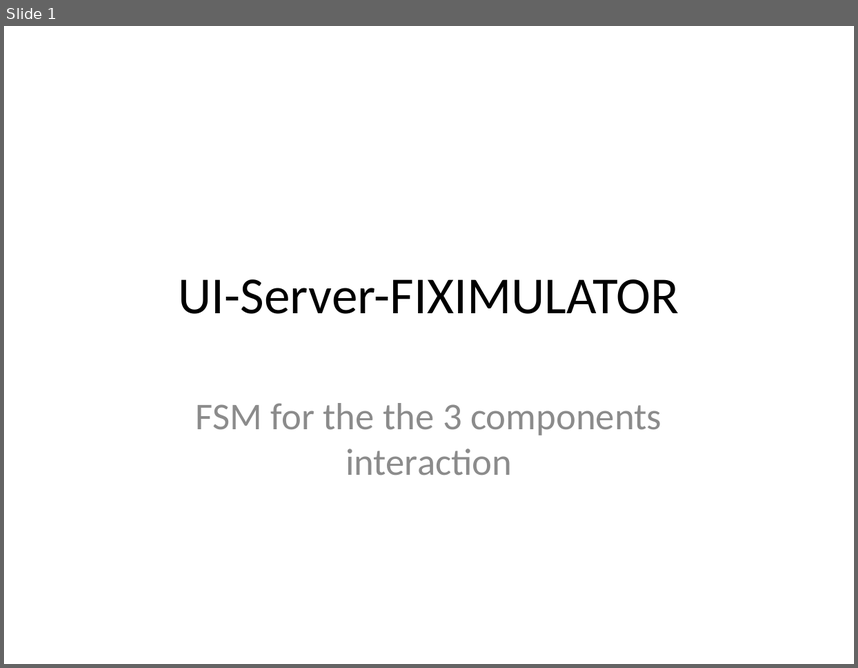
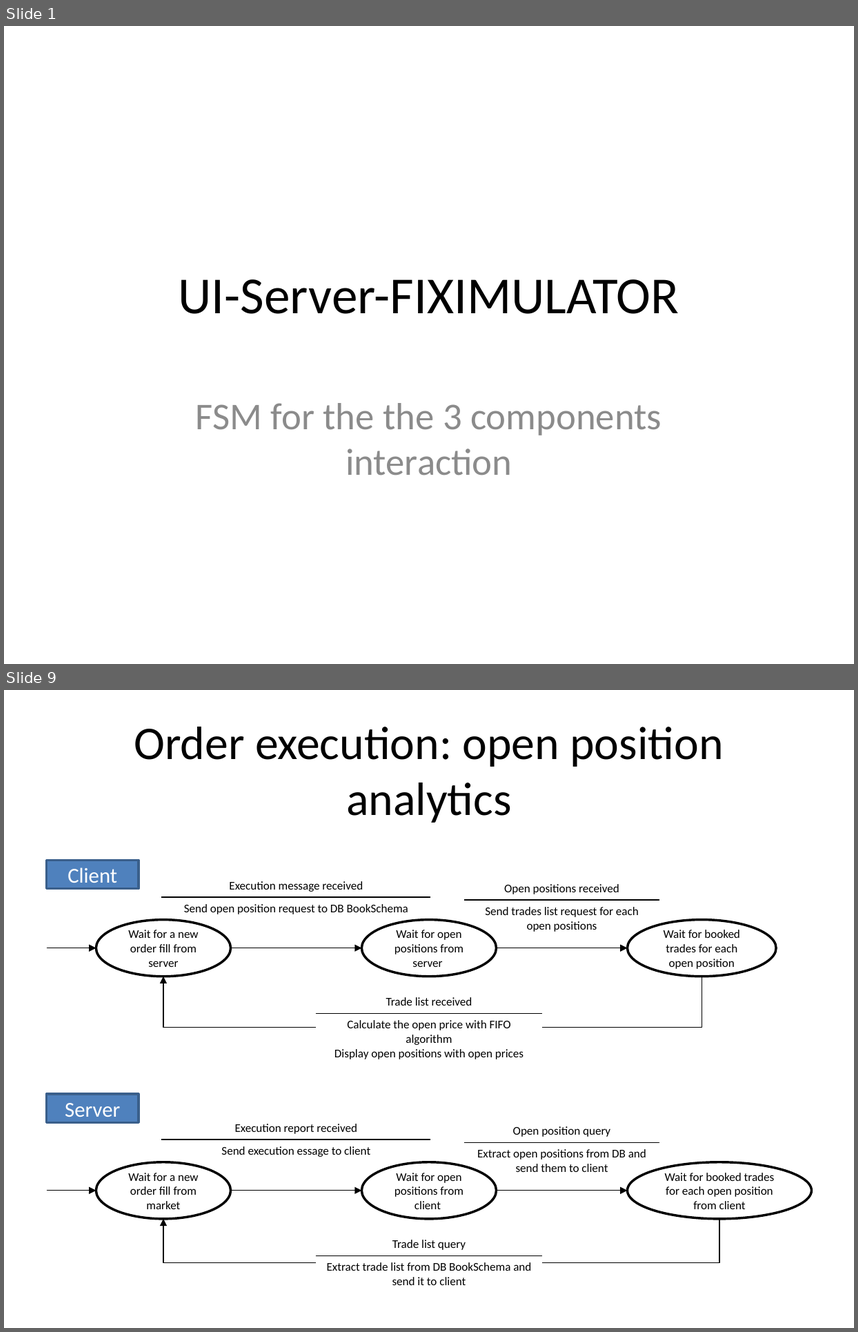
Before and after one commit to kandiu/omp, a slide deck: docs/UI-Server-FIXIMULATOR flow.pptx. Shown one above the other, each under a label of ours: slide 1 before the commit, slides 1 and 9 after it; the slides between them are not shown. The pictures are 858x668 and 858x1332 pixels, drawn with LibreOffice and Linux fonts; fonts in the diff are those of the drawing. Boxes give left, top, right and bottom in pixels: in the first picture for what was removed or moved away, otherwise in the second. Text is boxed around its words. In the diff, an @@ line names an element or a change of style, - is before the commit and + after.

```diff
--- a/docs/UI-Server-FIXIMULATOR flow.pptx
+++ b/docs/UI-Server-FIXIMULATOR flow.pptx
@@ slide 9 added at bbox=[4, 690, 854, 1328], background #FFFFFF @@
@@ title added at bbox=[134, 727, 723, 822], 39.6 pt, text #000000 @@
+Order execution: open position analytics
@@ rectangle added at bbox=[47, 860, 139, 888], fill #4F81BD, outline #3A5F8C 2 pt, 18 pt, text #FFFFFF @@
+Client
@@ table added at bbox=[161, 874, 430, 920], 2 rows, 1 columns @@
+Execution message received
+Send open position request to DB BookSchema
@@ table added at bbox=[465, 877, 660, 936], 2 rows, 1 columns @@
+Open positions received
+Send trades list request for each open positions
@@ ellipse added at bbox=[96, 920, 230, 976], outline #000000 2 pt, 10 pt, text #000000 @@
+Wait for a new order fill from server
@@ ellipse added at bbox=[362, 920, 496, 976], outline #000000 2 pt, 10 pt, text #000000 @@
+Wait for open positions from server
@@ ellipse added at bbox=[627, 920, 776, 976], outline #000000 2 pt, 10 pt, text #000000 @@
+Wait for booked trades for each open position
@@ arrow added from (47, 947) to (96, 947), #000000 0.75 pt @@
@@ arrow added from (231, 947) to (362, 947), #000000 0.75 pt @@
@@ arrow added from (496, 947) to (627, 947), #000000 0.75 pt @@
@@ elbow arrow added from (316, 1027) to (164, 976), #000000 0.75 pt @@
@@ elbow line added from (702, 976) to (542, 1027), #000000 0.75 pt @@
@@ table added at bbox=[316, 990, 543, 1064], 2 rows, 1 columns @@
+Trade list received
+Calculate the open price with FIFO algorithm / Display open positions with open prices
@@ rectangle added at bbox=[47, 1094, 139, 1122], fill #4F81BD, outline #3A5F8C 2 pt, 18 pt, text #FFFFFF @@
+Server
@@ table added at bbox=[161, 1116, 430, 1162], 2 rows, 1 columns @@
+Execution report received
+Send execution essage to client
@@ table added at bbox=[465, 1119, 660, 1179], 2 rows, 1 columns @@
+Open position query
+Extract open positions from DB and send them to client
@@ ellipse added at bbox=[96, 1162, 230, 1219], outline #000000 2 pt, 10 pt, text #000000 @@
+Wait for a new order fill from market
@@ ellipse added at bbox=[362, 1162, 496, 1219], outline #000000 2 pt, 10 pt, text #000000 @@
+Wait for open positions from client
@@ ellipse added at bbox=[627, 1162, 811, 1219], outline #000000 2 pt, 10 pt, text #000000 @@
+Wait for booked trades for each open position from client
@@ arrow added from (47, 1190) to (96, 1190), #000000 0.75 pt @@
@@ arrow added from (231, 1190) to (362, 1190), #000000 0.75 pt @@
@@ arrow added from (496, 1190) to (627, 1190), #000000 0.75 pt @@
@@ elbow arrow added from (316, 1262) to (164, 1219), #000000 0.75 pt @@
@@ elbow line added from (720, 1219) to (542, 1262), #000000 0.75 pt @@
@@ table added at bbox=[316, 1232, 543, 1292], 2 rows, 1 columns @@
+Trade list query
+Extract trade list from DB BookSchema and send it to client
```
Also in this commit, not shown: 6 slides changed, 1 other slide added.
